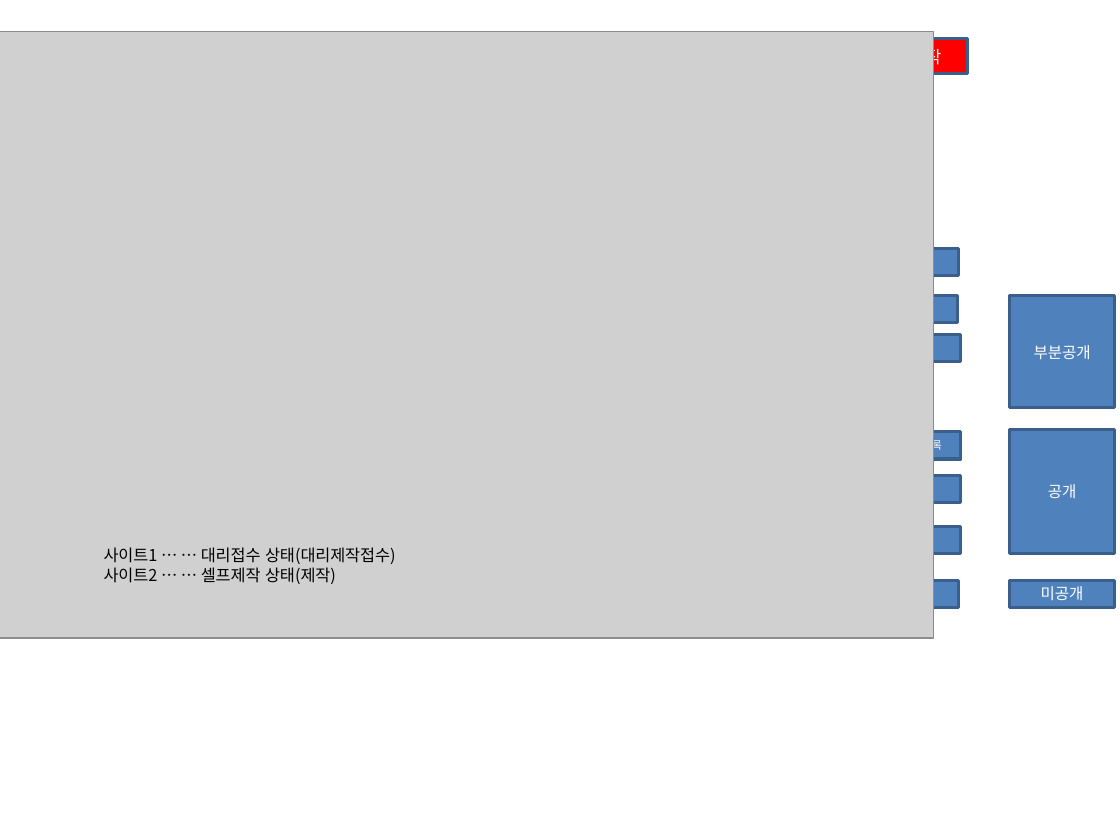
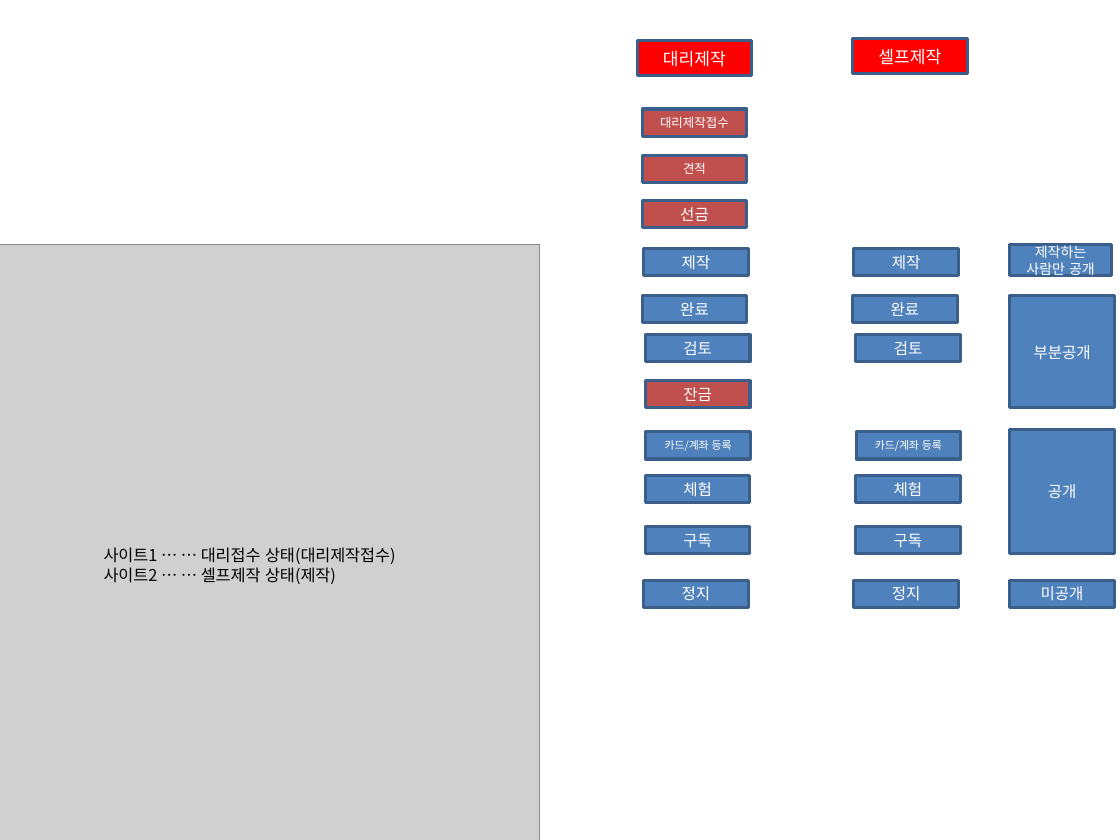
Before and after one commit to oksusoo1/homepageDev, a slide deck: slide 10 of My-plaform기획2.pptx. Drawn at 1120x840 pixels with LibreOffice and Linux fonts; fonts in the diff are those of the drawing; grey boxes stand for pictures. Boxes give left, top, right and bottom in pixels: in the first picture for what was removed or moved away, otherwise in the second. Text is boxed around its words. In the diff, an @@ line names an element or a change of style, - is before the commit and + after.

```diff
--- a/My-plaform기획2.pptx
+++ b/My-plaform기획2.pptx
@@ rectangle added at (637, 40, 752, 75), fill #FF0000, outline #3A5F8C 2 pt, 11 pt, text #FFFFFF @@
+대리제작
@@ rectangle added at (642, 109, 746, 136), fill #C0504D, outline #3A5F8C 2 pt, 8 pt, text #FFFFFF @@
+대리제작접수
@@ rectangle added at (642, 156, 746, 183), fill #C0504D, outline #3A5F8C 2 pt, 8 pt, text #FFFFFF @@
+견적
@@ rectangle added at (642, 200, 746, 227), fill #C0504D, outline #3A5F8C 2 pt, 10 pt, text #FFFFFF @@
+선금
@@ picture: place and size @@
-picture at (0, 31, 933, 638)
+picture at (0, 244, 540, 840)
@@ rectangle added at (644, 249, 748, 276), fill #4F81BD, outline #3A5F8C 2 pt, 10 pt, text #FFFFFF @@
+제작
@@ text in rectangle at (892, 255, 921, 269): text added @@
+제작
@@ rectangle added at (1010, 244, 1112, 276), fill #4F81BD, outline #3A5F8C 2 pt, 9 pt, text #FFFFFF @@
+제작하는 사람만 공개
@@ rectangle added at (642, 296, 746, 323), fill #4F81BD, outline #3A5F8C 2 pt, 10 pt, text #FFFFFF @@
+완료
@@ text in rectangle at (891, 302, 920, 316): text added @@
+완료
@@ rectangle added at (645, 335, 749, 362), fill #4F81BD, outline #3A5F8C 2 pt, 10 pt, text #FFFFFF @@
+검토
@@ text in rectangle at (894, 341, 923, 355): text added @@
+검토
@@ rectangle added at (645, 381, 749, 408), fill #C0504D, outline #3A5F8C 2 pt, 10 pt, text #FFFFFF @@
+잔금
@@ rectangle added at (646, 432, 750, 459), fill #4F81BD, outline #3A5F8C 2 pt, 7 pt, text #FFFFFF @@
+카드/계좌 등록
@@ rectangle added at (645, 476, 749, 503), fill #4F81BD, outline #3A5F8C 2 pt, 10 pt, text #FFFFFF @@
+체험
@@ text in rectangle at (894, 482, 923, 496): text added @@
+체험
@@ rectangle added at (645, 526, 749, 553), fill #4F81BD, outline #3A5F8C 2 pt, 10 pt, text #FFFFFF @@
+구독
@@ text in rectangle at (894, 533, 923, 547): text added @@
+구독
@@ rectangle added at (644, 580, 748, 607), fill #4F81BD, outline #3A5F8C 2 pt, 10 pt, text #FFFFFF @@
+정지
@@ text in rectangle at (892, 586, 921, 600): text added @@
+정지
```
Also in this commit, not shown: 28 other files.
